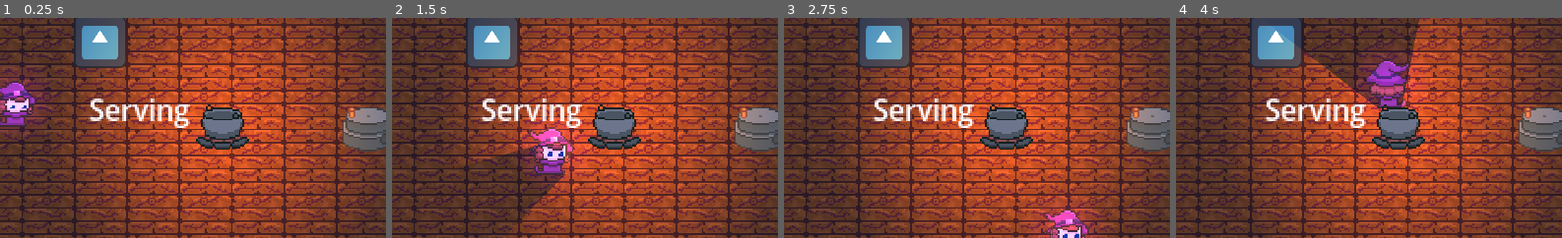
Above: before the commit, frames 1-4 (left to right).
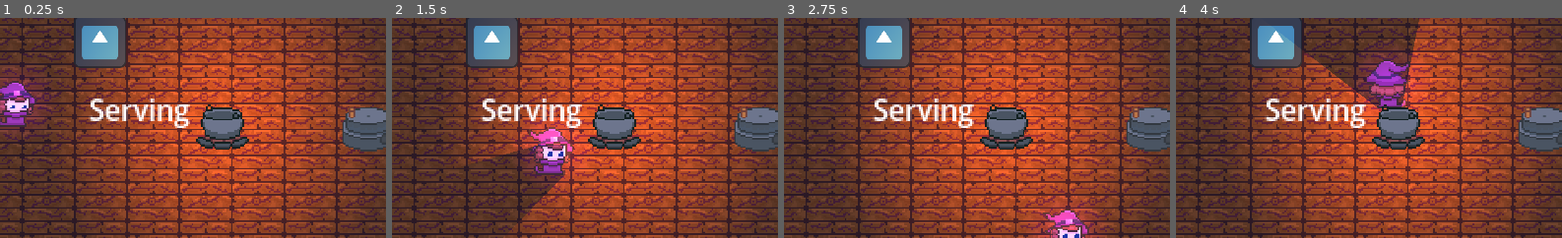
Above: after the commit, the same moments.

Repository: Yatagarasu163/apothecary-allergies
Game: Godot game, scene res://Assets/Scenes/testing_scene.tscn
Same seed, same stepped clock (60 frames per second), same inputs: the game is played once before the commit and once after it. The engine's default icon, where the game draws it, is replaced by a stand-in: a white triangle on a blue panel in a dark square.
Inputs:
- Up to frame 1 (0.25 s): no input
- Up to frame 2 (1.5 s): tap Enter at 0.5 s; hold D (WalkRight) 0.53-1.28 s; tap E (Add) at 0.6 s; hold S (WalkDown) from 1.28 s (still down); tap Space (Dash) at 1.35 s
- Up to frame 3 (2.75 s): release S (WalkDown) at 2.03 s; hold D (WalkRight) from 2.03 s (still down); tap F (Interact) at 2.1 s
- Up to frame 4 (4 s): release D (WalkRight) at 2.78 s; hold W (WalkUp) 2.78-3.53 s; tap E (Add) at 2.85 s; hold A (WalkLeft) from 3.53 s (still down); tap Space (Dash) at 3.6 s
The pictures show only the part of the screen within x 29-79%, y 28-78%; the shares and areas given below are measured in that part.

The runs differ from the first frame. In frame 1, 1.2% of the frame differs, in the area x 88-98%, y 40-60%; in frame 2, 1.2%; in frame 3, 1.2%; in frame 4, 1.2%.

Commit message:
Adjust
changed the light layer for pestle
added separate sprites for sicknesss icon

Diff:
--- a/Assets/Prefabs/Stations/Pestle.tscn
+++ b/Assets/Prefabs/Stations/Pestle.tscn
@@ -75,6 +75,7 @@
 script = ExtResource("1_dc2rc")
 
 [node name="PestleSprite" type="AnimatedSprite2D" parent="." unique_id=1287281234]
+light_mask = 0
 sprite_frames = SubResource("SpriteFrames_35dvj")
 animation = &"grinding"
 
@@ -88,13 +89,16 @@
 scale = Vector2(0.5, 0.5)
 
 [node name="Item 1" type="Sprite2D" parent="Items" unique_id=498833994]
+light_mask = 0
 texture = ExtResource("3_1e3v2")
 
 [node name="Item 2" type="Sprite2D" parent="Items" unique_id=1207497301]
+light_mask = 0
 position = Vector2(-25, 0)
 texture = ExtResource("3_1e3v2")
 
 [node name="Item 3" type="Sprite2D" parent="Items" unique_id=928852486]
+light_mask = 0
 position = Vector2(25, 0)
 texture = ExtResource("3_1e3v2")
 
--- /dev/null
+++ b/Assets/Sprites/Sickness Icons/BuffCat.tres
@@ -0,0 +1,7 @@
+[gd_resource type="AtlasTexture" format=3 uid="uid://m4myva56yh22"]
+
+[ext_resource type="Texture2D" uid="uid://danr6lhqx2m" path="res://Assets/Sprites/Sprite Sheets/Sickness.png" id="1_gvhbv"]
+
+[resource]
+atlas = ExtResource("1_gvhbv")
+region = Rect2(0, 0, 32, 32)
--- /dev/null
+++ b/Assets/Sprites/Sickness Icons/Fire Eyes.tres
@@ -0,0 +1,7 @@
+[gd_resource type="AtlasTexture" format=3 uid="uid://bpevjar0hb78i"]
+
+[ext_resource type="Texture2D" uid="uid://danr6lhqx2m" path="res://Assets/Sprites/Sprite Sheets/Sickness.png" id="1_uv11u"]
+
+[resource]
+atlas = ExtResource("1_uv11u")
+region = Rect2(0, 32, 32, 32)
